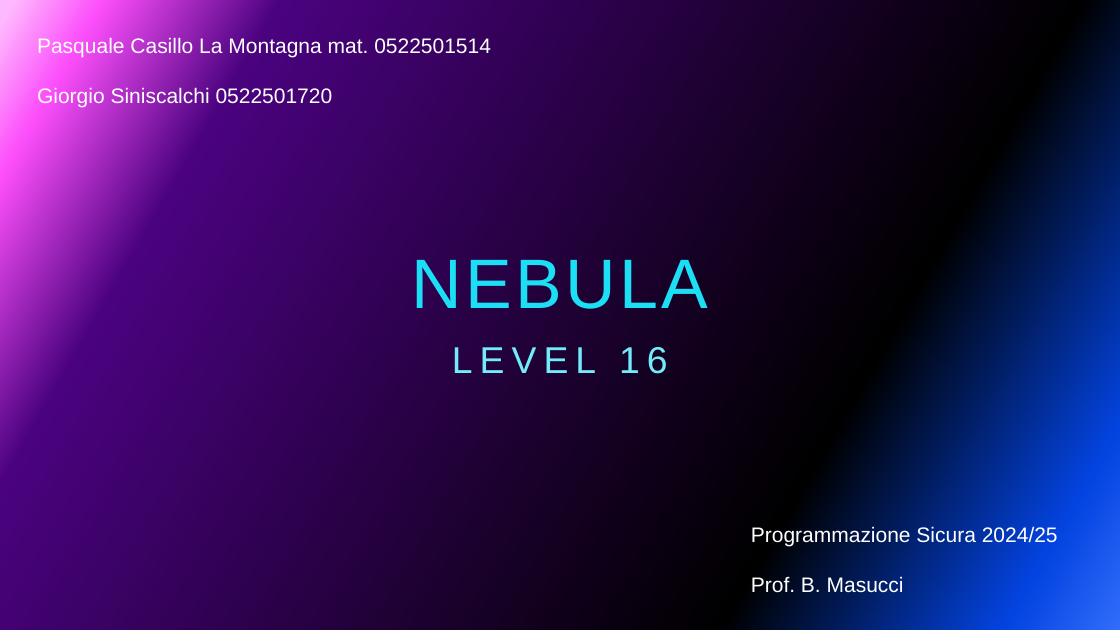
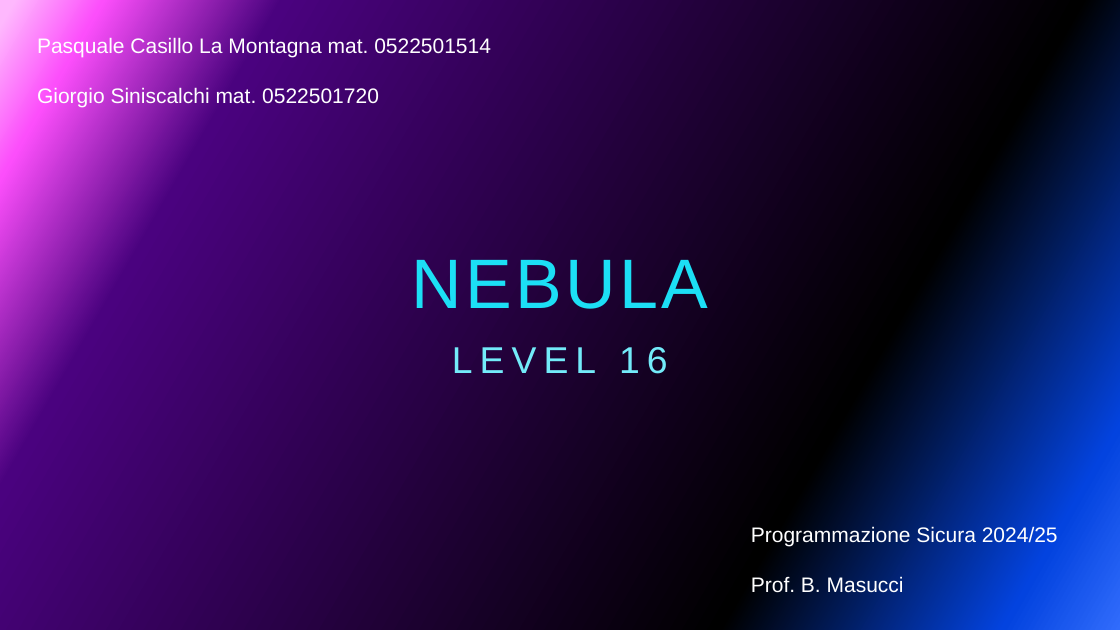
Before and after one commit to giorgiosiniscalchi/Nebula16-ITA, a slide deck: slide 1 of Presentazione Nebula16.pptx. Drawn at 1120x630 pixels with LibreOffice and Linux fonts; fonts in the diff are those of the drawing; background and template pictures are left out. Boxes give left, top, right and bottom in pixels: in the first picture for what was removed or moved away, otherwise in the second. Text is boxed around its words. In the diff, an @@ line names an element or a change of style, - is before the commit and + after.

```diff
--- a/Presentazione Nebula16.pptx
+++ b/Presentazione Nebula16.pptx
@@ text at (37,87,379,108): text changed @@
-Giorgio Siniscalchi 0522501720
+Giorgio Siniscalchi mat. 0522501720
```
Also in this commit, not shown: 12 other slides changed.
